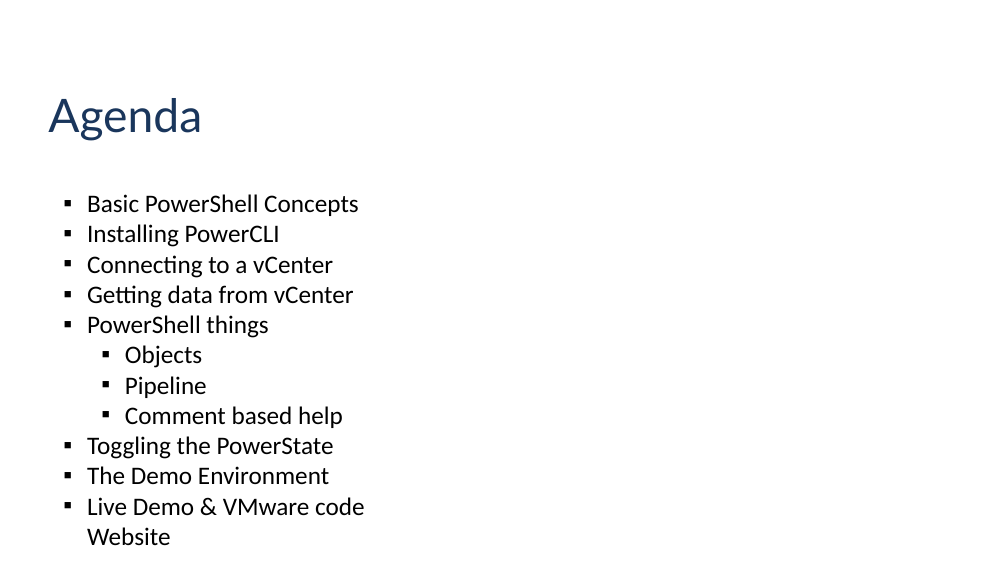
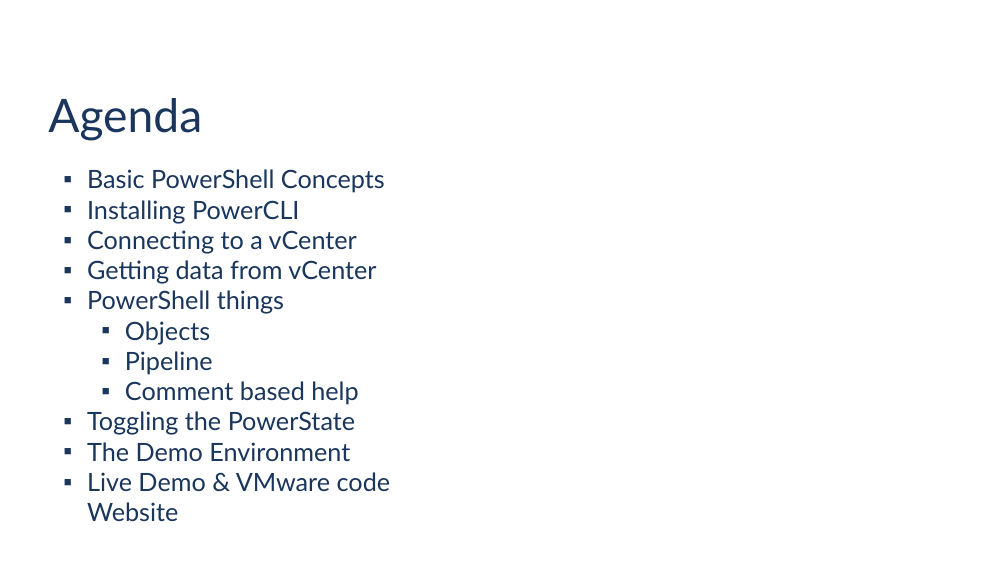
Before and after one commit to jpsider/Invoke-Automation, a slide deck: slide 4 of Powercli/PDX_VMUG_2023/UserCon-PPT-2023.pptx. Drawn at 1008x567 pixels with LibreOffice and Linux fonts; fonts in the diff are those of the drawing; background and template pictures are left out. Boxes give left, top, right and bottom in pixels: in the first picture for what was removed or moved away, otherwise in the second. Text is boxed around its words. In the diff, an @@ line names an element or a change of style, - is before the commit and + after.

```diff
--- a/Powercli/PDX_VMUG_2023/UserCon-PPT-2023.pptx
+++ b/Powercli/PDX_VMUG_2023/UserCon-PPT-2023.pptx
@@ text "Basic PowerShell Concepts" moved from (x1=87, y1=194, x2=364, y2=545) to (x1=87, y1=169, x2=391, y2=521) @@
@@ text "Basic PowerShell Concepts" at (x1=87, y1=169, x2=391, y2=521): font Calibri to Lato, text colour #000000 to #1A365C @@
```
Also in this commit, not shown: 12 slides added, 4 slides removed, 1 other file.
